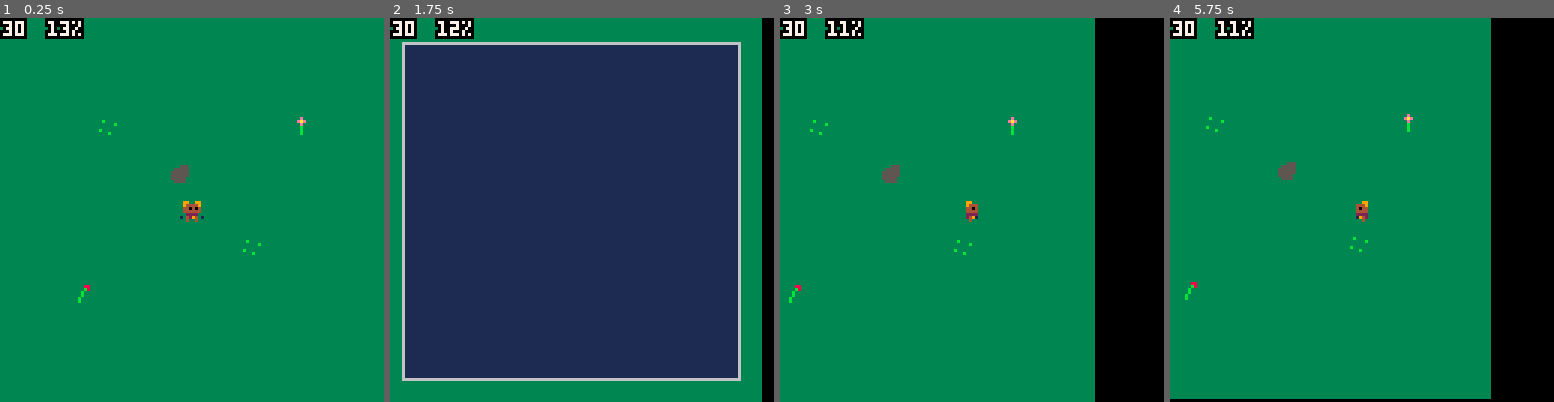
Above: before the commit, frames 1-4 (left to right).
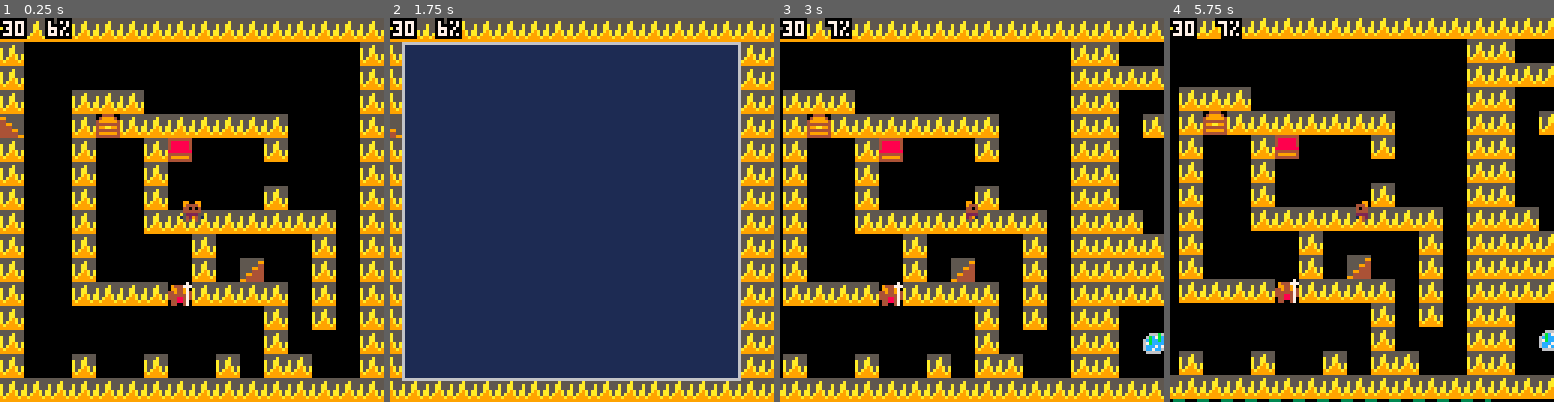
Above: after the commit, the same moments.

Repository: scizzorz/bare-quest-pico8
Game: PICO-8 cartridge barequest.p8
The game is run twice, just before and just after one commit, with the same random seed, the same clock (stepped at 60 frames per second) and the same inputs.
Inputs:
- Up to frame 1 (0.25 s): no input
- Up to frame 2 (1.75 s): tap X (X key) at 0.33, 1.07 s; tap O (Z key) at 0.7, 1.7 s; hold Right from 1.6 s (still down)
- Up to frame 3 (3 s): tap X (X key) at 1.85, 2.97 s; release Right at 2.1 s; tap O (Z key) at 2.1, 2.5, 2.9 s; hold Up 2.15-2.42 s; hold Right from 2.47 s (still down)
- Up to frame 4 (5.75 s): release Right at 3.03 s; hold Left 3.08-3.58 s; tap O (Z key) every 0.4 s from 3.3 to 5.7 s; hold Down 3.63-3.97 s; hold Right 4.02-4.68 s; tap X (X key) at 4.08, 5.2 s; hold Up 4.73-5.03 s; hold Left 5.08-5.68 s; hold Down from 5.73 s (still down)

The runs differ from the first frame. In frame 1, 99% of the frame differs, in the area x 0-100%, y 0-100%; in frame 2, 21%; in frame 3, 93%; in frame 4, 93%.

Commit message:
Merge Michael's artwork

Diff:
--- a/barequest.p8
+++ b/barequest.p8
@@ -420,23 +420,44 @@
 
 
 
-__gff__
-0000000000000000000000000000000000000000000000000000000000000000000000000000000000000000000000000000000000000000000000000000000000000000010000000000000000000000000000000000000000000000000000000000000000000000000000000000000000000000000000000000000000000000
-0000000000000000000000000000000000000000000000000000000000000000000000000000000000000000000000000000000000000000000000000000000000000000000000000000000000000000000000000000000000000000000000000000000000000000000000000000000000000000000000000000000000000000
+…(8 lines of a section not shown)…
 __map__
-4040404040404040404040404040404000000000000000000000000000000000000000000000000000000000000000000000000000000000000000000000000000000000000000000000000000000000000000000000000000000000000000000000000000000000000000000000000000000000000000000000000000000000
-4040404040404040404040404040404000000000000000000000000000000000000000000000000000000000000000000000000000000000000000000000000000000000000000000000000000000000000000000000000000000000000000000000000000000000000000000000000000000000000000000000000000000000
-4040404040404040404040404040404000000000000000000000000000000000000000000000000000000000000000000000000000000000000000000000000000000000000000000000000000000000000000000000000000000000000000000000000000000000000000000000000000000000000000000000000000000000
-4040404040404040404040404040404000000000000000000000000000000000000000000000000000000000000000000000000000000000000000000000000000000000000000000000000000000000000000000000000000000000000000000000000000000000000000000000000000000000000000000000000000000000
-4040404043404040404040404240404000000000000000000000000000000000000000000000000000000000000000000000000000000000000000000000000000000000000000000000000000000000000000000000000000000000000000000000000000000000000000000000000000000000000000000000000000000000
-4040404040404040404040404040404000000000000000000000000000000000000000000000000000000000000000000000000000000000000000000000000000000000000000000000000000000000000000000000000000000000000000000000000000000000000000000000000000000000000000000000000000000000
-4040404040404044404040404040404000000000000000000000000000000000000000000000000000000000000000000000000000000000000000000000000000000000000000000000000000000000000000000000000000000000000000000000000000000000000000000000000000000000000000000000000000000000
-4040404040404040404040404040404000000000000000000000000000000000000000000000000000000000000000000000000000000000000000000000000000000000000000000000000000000000000000000000000000000000000000000000000000000000000000000000000000000000000000000000000000000000
-4040404040404040404040404040404000000000000000000000000000000000000000000000000000000000000000000000000000000000000000000000000000000000000000000000000000000000000000000000000000000000000000000000000000000000000000000000000000000000000000000000000000000000
-4040404040404040404043404040404000000000000000000000000000000000000000000000000000000000000000000000000000000000000000000000000000000000000000000000000000000000000000000000000000000000000000000000000000000000000000000000000000000000000000000000000000000000
-4040404040404040404040404040404000000000000000000000000000000000000000000000000000000000000000000000000000000000000000000000000000000000000000000000000000000000000000000000000000000000000000000000000000000000000000000000000000000000000000000000000000000000
-4040404140404040404040404040404000000000000000000000000000000000000000000000000000000000000000000000000000000000000000000000000000000000000000000000000000000000000000000000000000000000000000000000000000000000000000000000000000000000000000000000000000000000
-4040404040404040404040404040404000000000000000000000000000000000000000000000000000000000000000000000000000000000000000000000000000000000000000000000000000000000000000000000000000000000000000000000000000000000000000000000000000000000000000000000000000000000
-4040404040404040404040404040404000000000000000000000000000000000000000000000000000000000000000000000000000000000000000000000000000000000000000000000000000000000000000000000000000000000000000000000000000000000000000000000000000000000000000000000000000000000
-4040404040404040404040404040404000000000000000000000000000000000000000000000000000000000000000000000000000000000000000000000000000000000000000000000000000000000000000000000000000000000000000000000000000000000000000000000000000000000000000000000000000000000
-4040404040404040404040404040404000000000000000000000000000000000000000000000000000000000000000000000000000000000000000000000000000000000000000000000000000000000000000000000000000000000000000000000000000000000000000000000000000000000000000000000000000000000
+0202020202020202020202020202020202020202020202020202020202020202020202020202020202020202020202020202020202020202020202020202020200000000000000000000000000000000000000000000000000000000000000000000000000000000000000000000000000000000000000000000000000000000
+0200000000000000000000000000000202000000000000000000000000000002020002020202020000000000000003020202000000080303030308000000020200000000000000000000000000000000000000000000000000000000000000000000000000000000000000000000000000000000000000000000000000000000
+0200000000000000000000000000000202020202020202020202020000000002020000000000000002020202020202020200020000000000000000000002000200000000000000000000000000000000000000000000000000000000000000000000000000000000000000000000000000000000000000000000000000000000
+0200000202020000000000000000000202000000000000000000000000000002020002020202020202000000000000020200000200000000000000000200000200000000000000000000000000000000000000000000000000000000000000000000000000000000000000000000000000000000000000000000000000000000
+0500000203020202020202020000000202000202020202020202020202000002020000000200000000000202020200020200000002000000000000020000000200000000000000000000000000000000000000000000000000000000000000000000000000000000000000000000000000000000000000000000000000000000
+0200000200000213000000020000000202000002020000000000020202000002020000000000000200000200000000020200000000020000000002000000000200000000000000000000000000000000000000000000000000000000000000000000000000000000000000000000000000000000000000000000000000000000
+0200000200000200000000000000000202000000020002020200020202000002020202020202020202020200020202020200000000000202060200000000000200000000000000000000000000000000000000000000000000000000000000000000000000000000000000000000000000000000000000000000000000000000
+0200000200000200000000020000000202000000000002020200020202000002020000000000000000000000000000020200000000000200000200000000000200000000000000000000000000000000000000000000000000000000000000000000000000000000000000000000000000000000000000000000000000000000
+0200000200000202020202020202000202020000000002020203020202000002020002020202020202020200000000020200000000000206020200000000000200000000000000000000000000000000000000000000000000000000000000000000000000000000000000000000000000000000000000000000000000000000
+0200000200000000020000000002000202020200020000020202020200000002020002020000000200000202020000020200000000000200000200000000000200000000000000000000000000000000000000000000000000000000000000000000000000000000000000000000000000000000000000000000000000000000
+0200000200000000020004000002000202020200000000000402050000000002020002020002000205000200000000020200000000000202060200000000000200000000000000000000000000000000000000000000000000000000000000000000000000000000000000000000000000000000000000000000000000000000
+0200000202020206020202020002000202020202020202020202020202000002020002020002000202000200000202020200000000000200000200000000000200000000000000000000000000000000000000000000000000000000000000000000000000000000000000000000000000000000000000000000000000000000
+0200000000000000000000020002000202000000020002000000000000020002020002020002000000000200000000020200000000000206020200000000000200000000000000000000000000000000000000000000000000000000000000000000000000000000000000000000000000000000000000000000000000000000
+0200000000000000000000020000000202000700060006000202020200000002020002020002020202020202020000020200000000000200000200000000000200000000000000000000000000000000000000000000000000000000000000000000000000000000000000000000000000000000000000000000000000000000
+0200000200000200000200020200000202000000020002000000000000020002020000000002020200000000000000020200000000000200000200000000000200000000000000000000000000000000000000000000000000000000000000000000000000000000000000000000000000000000000000000000000000000000
+0202020202020202020202020202020202020202020202020202020202020202020202020202020204020202020202020202020202020202050202020202020200000000000000000000000000000000000000000000000000000000000000000000000000000000000000000000000000000000000000000000000000000000
+1212121212121212121212121212121200000000000000000000000000000000000000000000000000000000000000000000000000000000000000000000000000000000000000000000000000000000000000000000000000000000000000000000000000000000000000000000000000000000000000000000000000000000
+1217301711171117111711171117111200000000000000000000000000000000000000000000000000000000000000000000000000000000000000000000000000000000000000000000000000000000000000000000000000000000000000000000000000000000000000000000000000000000000000000000000000000000
+1211111111111011111111111111101200000000000000000000000000000000000000000000000000000000000000000000000000000000000000000000000000000000000000000000000000000000000000000000000000000000000000000000000000000000000000000000000000000000000000000000000000000000
+1217111711171117110b0c0c0c0d111200000000000000000000000000000000000000000000000000000000000000000000000000000000000000000000000000000000000000000000000000000000000000000000000000000000000000000000000000000000000000000000000000000000000000000000000000000000
+121111111111111111393a3a3a3a111200000000000000000000000000000000000000000000000000000000000000000000000000000000000000000000000000000000000000000000000000000000000000000000000000000000000000000000000000000000000000000000000000000000000000000000000000000000
+1212121212121131323211111111111200000000000000000000000000000000000000000000000000000000000000000000000000000000000000000000000000000000000000000000000000000000000000000000000000000000000000000000000000000000000000000000000000000000000000000000000000000000
+1220202020121131111111111111111200000000000000000000000000000000000000000000000000000000000000000000000000000000000000000000000000000000000000000000000000000000000000000000000000000000000000000000000000000000000000000000000000000000000000000000000000000000
+1220202020121131110b0d110b0d111200000000000000000000000000000000000000000000000000000000000000000000000000000000000000000000000000000000000000000000000000000000000000000000000000000000000000000000000000000000000000000000000000000000000000000000000000000000
+122020202012113111393a11393a111200000000000000000000000000000000000000000000000000000000000000000000000000000000000000000000000000000000000000000000000000000000000000000000000000000000000000000000000000000000000000000000000000000000000000000000000000000000
+1212311212121131323232323232111200000000000000000000000000000000000000000000000000000000000000000000000000000000000000000000000000000000000000000000000000000000000000000000000000000000000000000000000000000000000000000000000000000000000000000000000000000000
+12113111292a113111090a11191a111200000000000000000000000000000000000000000000000000000000000000000000000000000000000000000000000000000000000000000000000000000000000000000000000000000000000000000000000000000000000000000000000000000000000000000000000000000000
+12113111393a113111393a11393a111200000000000000000000000000000000000000000000000000000000000000000000000000000000000000000000000000000000000000000000000000000000000000000000000000000000000000000000000000000000000000000000000000000000000000000000000000000000
+1211313232323232323232323232111200000000000000000000000000000000000000000000000000000000000000000000000000000000000000000000000000000000000000000000000000000000000000000000000000000000000000000000000000000000000000000000000000000000000000000000000000000000
+1211111111111031111111113011111200000000000000000000000000000000000000000000000000000000000000000000000000000000000000000000000000000000000000000000000000000000000000000000000000000000000000000000000000000000000000000000000000000000000000000000000000000000
+1211111111111131111111111111111200000000000000000000000000000000000000000000000000000000000000000000000000000000000000000000000000000000000000000000000000000000000000000000000000000000000000000000000000000000000000000000000000000000000000000000000000000000
+1212121212121231111212121212121200000000000000000000000000000000000000000000000000000000000000000000000000000000000000000000000000000000000000000000000000000000000000000000000000000000000000000000000000000000000000000000000000000000000000000000000000000000
Not shown, changed: 40 lines of the sprite sheet (__gfx__) section of barequest.p8
